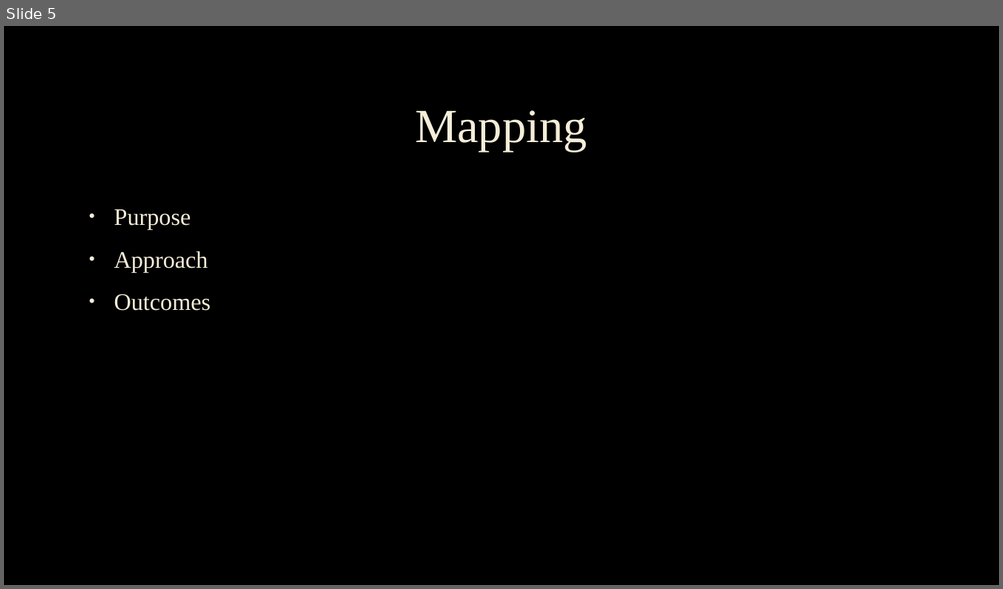
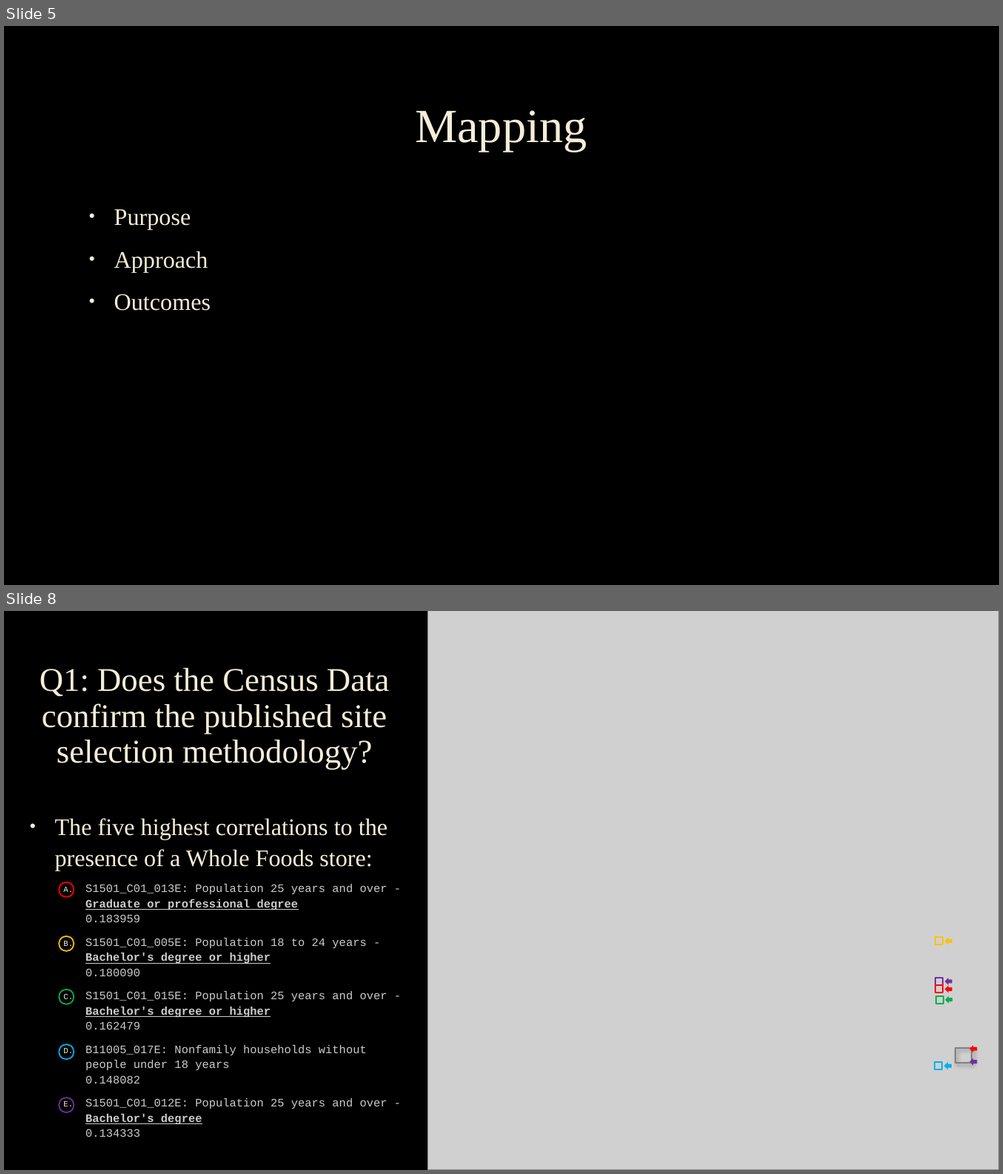
Before and after one commit to ronaldsheaks/OSU-AI-Bootcamp-Group-Project-1-Group-4, a slide deck: Presentation/Whole Foods Site Selection.pptx. Shown one above the other, each under a label of ours: slide 5 before the commit, slides 5 and 8 after it; the slides between them are not shown. The pictures are 1003x589 and 1003x1174 pixels, drawn with LibreOffice and Linux fonts; fonts in the diff are those of the drawing; grey boxes stand for pictures; background and template pictures are left out. Boxes give left, top, right and bottom in pixels: in the first picture for what was removed or moved away, otherwise in the second. Text is boxed around its words. In the diff, an @@ line names an element or a change of style, - is before the commit and + after.

```diff
--- a/Presentation/Whole Foods Site Selection.pptx
+++ b/Presentation/Whole Foods Site Selection.pptx
@@ slide 8 added at [4, 611, 999, 1170], background picture (left out) @@
@@ picture added at [428, 611, 999, 1170] @@
@@ title added at [40, 668, 389, 770], 32 pt, text #F4EDD8 @@
+Q1: Does the Census Data confirm the published site selection methodology?
@@ text added at [55, 818, 387, 1137], 11 pt, text #CCCCCC @@
+• The five highest correlations to the presence of a Whole Foods store:
+  A. S1501_C01_013E: Population 25 years and over - Graduate or professional degree
+     0.183959
+  B. S1501_C01_005E: Population 18 to 24 years - Bachelor's degree or higher
+     0.180090
+  C. S1501_C01_015E: Population 25 years and over - Bachelor's degree or higher
+     0.162479
+  D. B11005_017E: Nonfamily households without people under 18 years
+     0.148082
+  E. S1501_C01_012E: Population 25 years and over - Bachelor's degree
+     0.134333
@@ ellipse added at [60, 883, 74, 897], outline #FF0000 1.25 pt @@
@@ ellipse added at [60, 937, 74, 951], outline #FFC000 1.25 pt @@
@@ rectangle added at [935, 938, 942, 945], outline #FFC000 1.5 pt @@
@@ left arrow added at [945, 938, 952, 945], fill #FFC000 @@
@@ rectangle added at [935, 978, 942, 985], outline #7030A0 1.5 pt @@
@@ rectangle added at [935, 985, 942, 993], outline #FF0000 1.5 pt @@
@@ left arrow added at [945, 978, 952, 985], fill #7030A0 @@
@@ left arrow added at [945, 985, 952, 993], fill #FF0000 @@
@@ ellipse added at [60, 990, 74, 1005], outline #00B050 1.25 pt @@
@@ rectangle added at [936, 997, 943, 1004], outline #00B050 1.5 pt @@
@@ left arrow added at [945, 997, 952, 1004], fill #00B050 @@
@@ ellipse added at [60, 1045, 74, 1059], outline #00B0F0 1.25 pt @@
@@ rectangle added at [956, 1048, 972, 1063], outline #808080 1.25 pt @@
@@ left arrow added at [970, 1045, 977, 1053], fill #FF0000 @@
@@ rectangle added at [934, 1062, 942, 1070], outline #00B0F0 1.5 pt @@
@@ left arrow added at [944, 1062, 951, 1070], fill #00B0F0 @@
@@ left arrow added at [970, 1059, 977, 1066], fill #7030A0 @@
@@ ellipse added at [60, 1098, 74, 1113], outline #7030A0 1.25 pt @@
```
Also in this commit, not shown: 5 slides changed, 5 other slides added, 2 slides removed, 4 other files.
